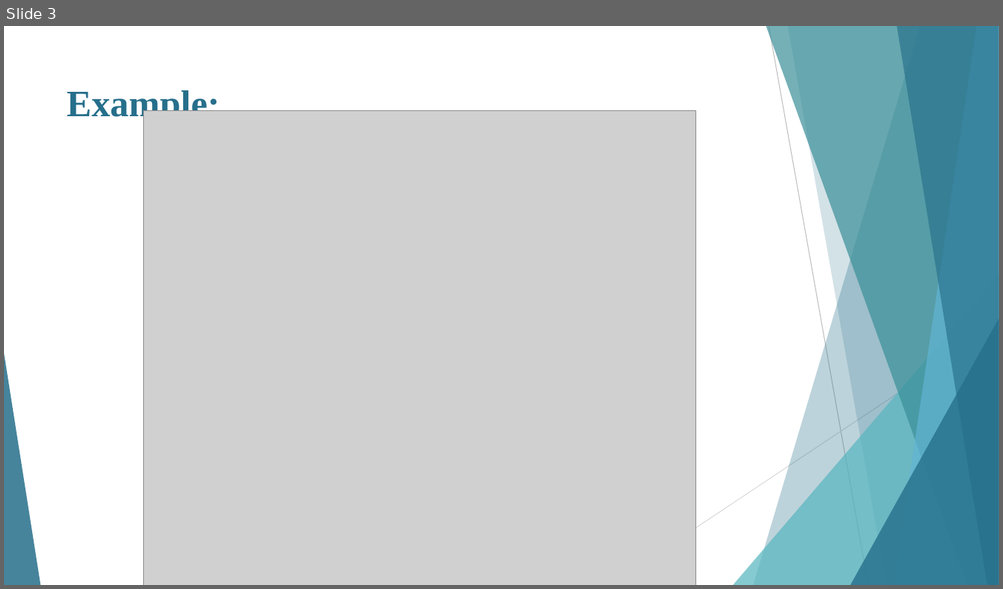
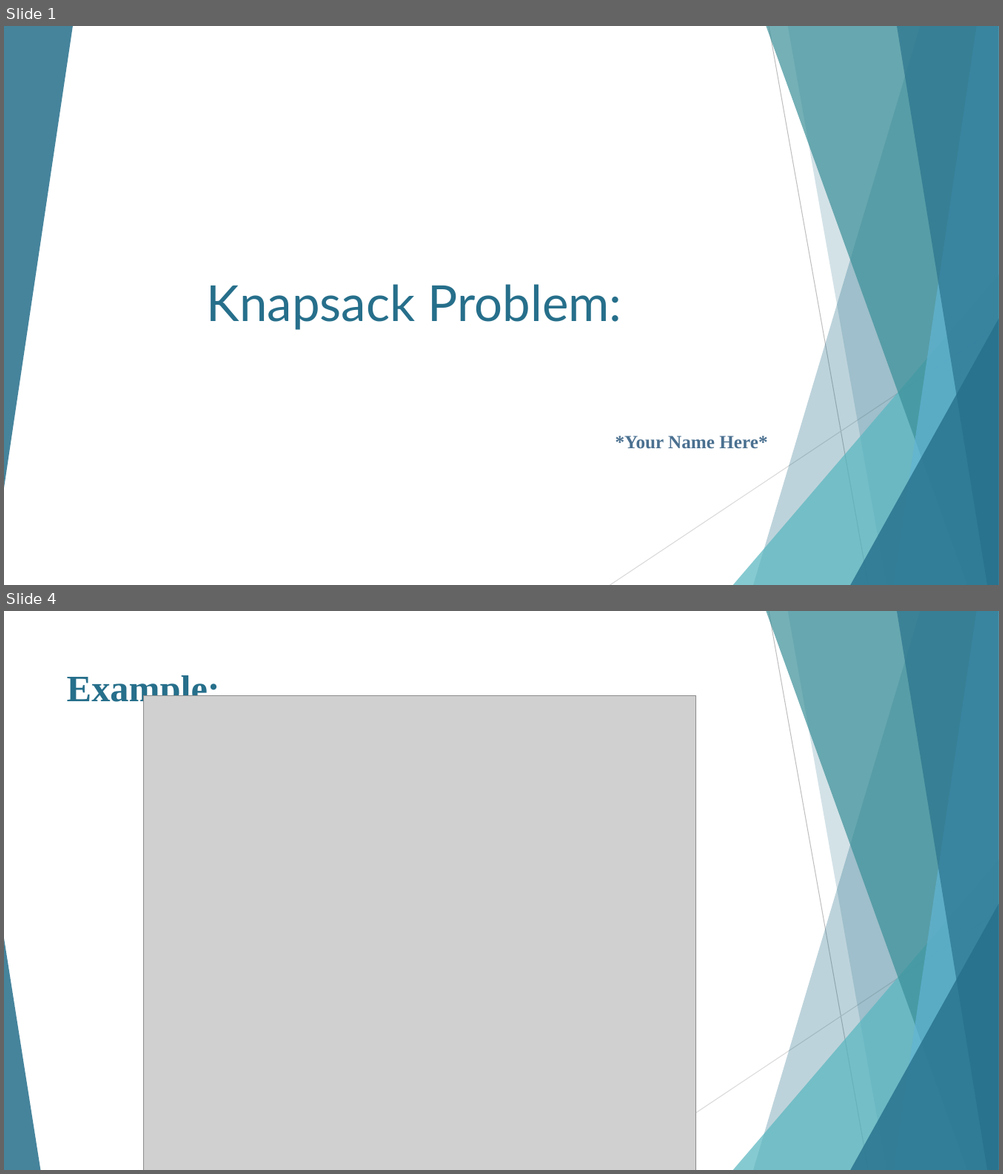
Before and after one commit to IAMUZAIRMEHMOOD/DSA_Project, a slide deck: Kanpsack.pptx. Shown one above the other, each under a label of ours: slide 3 before the commit, slides 1 and 4 after it; the slides between them are not shown. The pictures are 1003x589 and 1003x1174 pixels, drawn with LibreOffice and Linux fonts; fonts in the diff are those of the drawing; grey boxes stand for pictures. Boxes give left, top, right and bottom in pixels: in the first picture for what was removed or moved away, otherwise in the second. Text is boxed around its words. In the diff, an @@ line names an element or a change of style, - is before the commit and + after.

```diff
--- a/Kanpsack.pptx
+++ b/Kanpsack.pptx
@@ slide 1 added at [4,26,999,585], background #FFFFFF; not listed: 9 template elements that a slide beside it also shows @@
@@ triangle added at [4,26,73,488], fill #266F8B at 85% opacity @@
@@ title added at [207,284,622,330], 48 pt, text #266F8B @@
+Knapsack Problem:
@@ text added at [615,436,767,449], 18 pt, text #4A7090, bold @@
+*Your Name Here*
@@ what was slide 3 is now slide 4 @@
```
Also in this commit, not shown: 3 slides changed, 4 other slides added, 2 slides removed, 4 other files.
